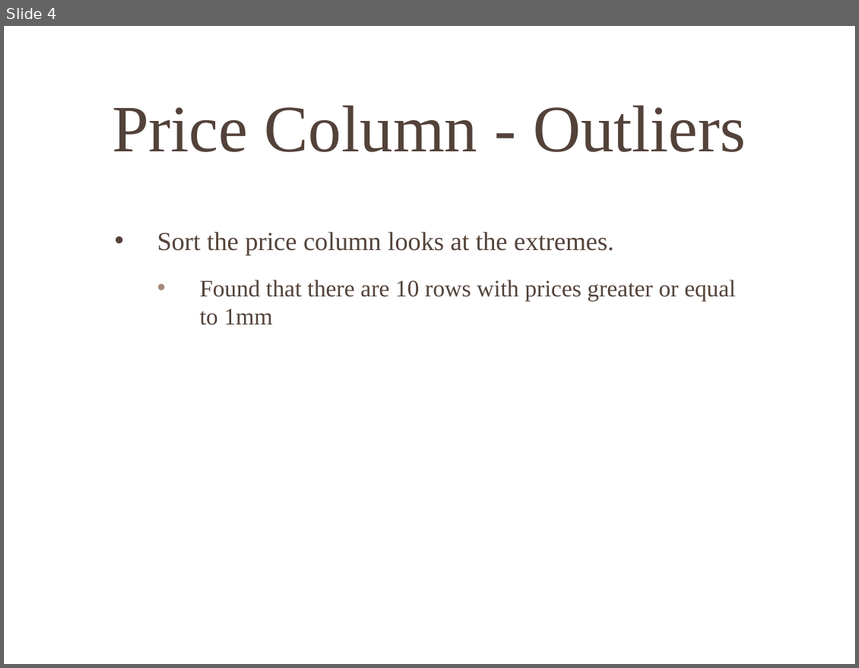
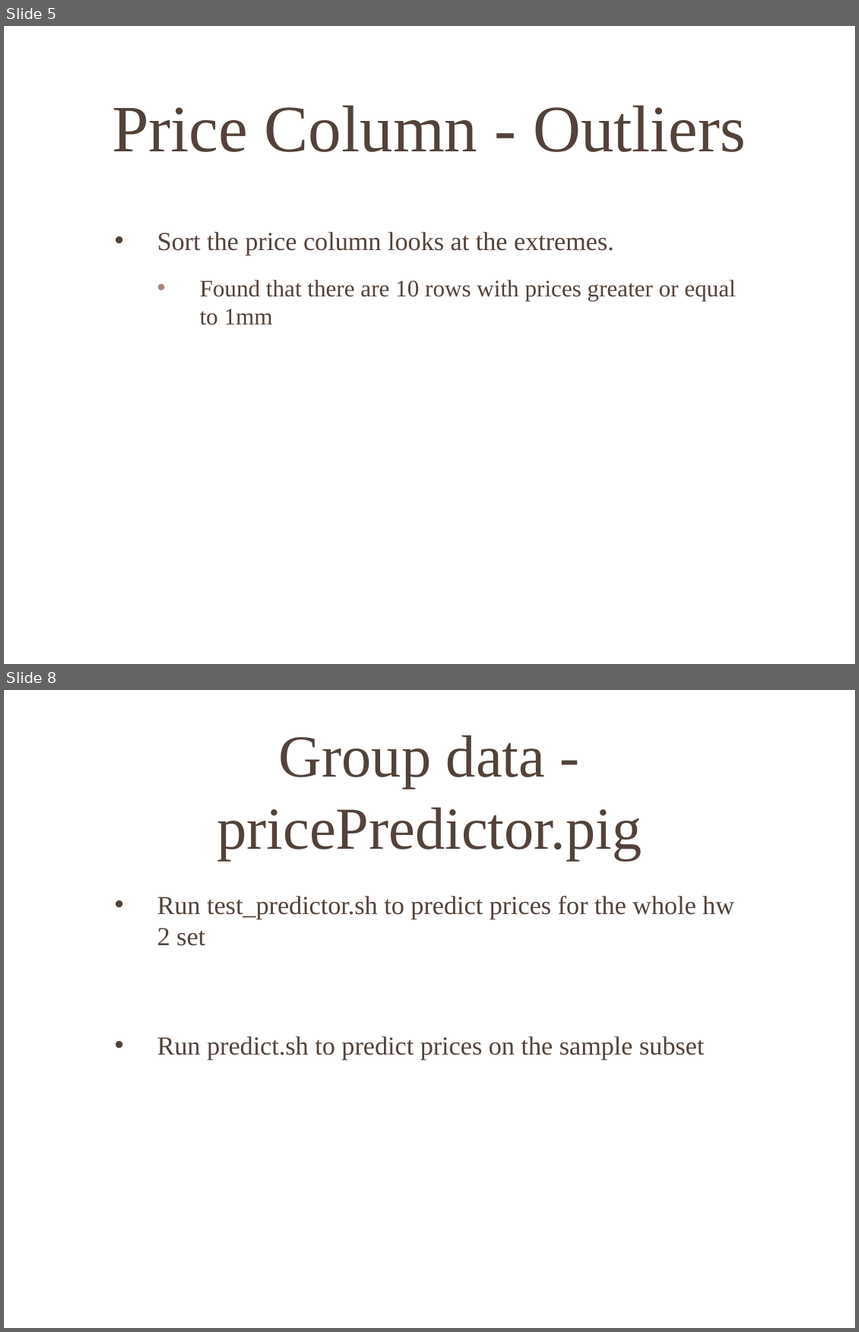
Before and after one commit to veravira/demo, a slide deck: Recommendation Engine - sample.pptx. Shown one above the other, each under a label of ours: slide 4 before the commit, slides 5 and 8 after it; the slides between them are not shown. The pictures are 859x668 and 859x1332 pixels, drawn with LibreOffice and Linux fonts; fonts in the diff are those of the drawing; background and template pictures are left out. Boxes give left, top, right and bottom in pixels: in the first picture for what was removed or moved away, otherwise in the second. Text is boxed around its words. In the diff, an @@ line names an element or a change of style, - is before the commit and + after.

```diff
--- a/Recommendation Engine - sample.pptx
+++ b/Recommendation Engine - sample.pptx
@@ slide 8 added at [4, 690, 855, 1328], background picture (left out) @@
@@ title added at [217, 735, 642, 860], 50.4 pt, text #534239 @@
+Group data - pricePredictor.pig
@@ text added at [158, 896, 734, 1060], 22 pt, text #534239 @@
+• Run test_predictor.sh to predict prices for the whole hw 2 set
+• Run predict.sh to predict prices on the sample subset
@@ what was slide 4 is now slide 5 @@
```
Also in this commit, not shown: 3 slides changed, 5 other slides added.
